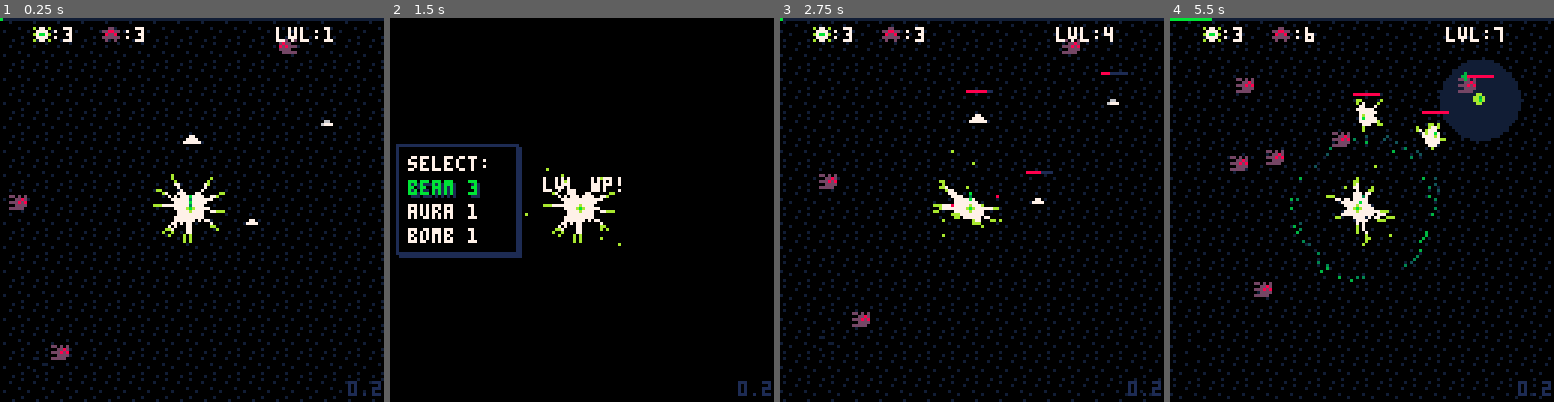
Above: before the commit, frames 1-4 (left to right).
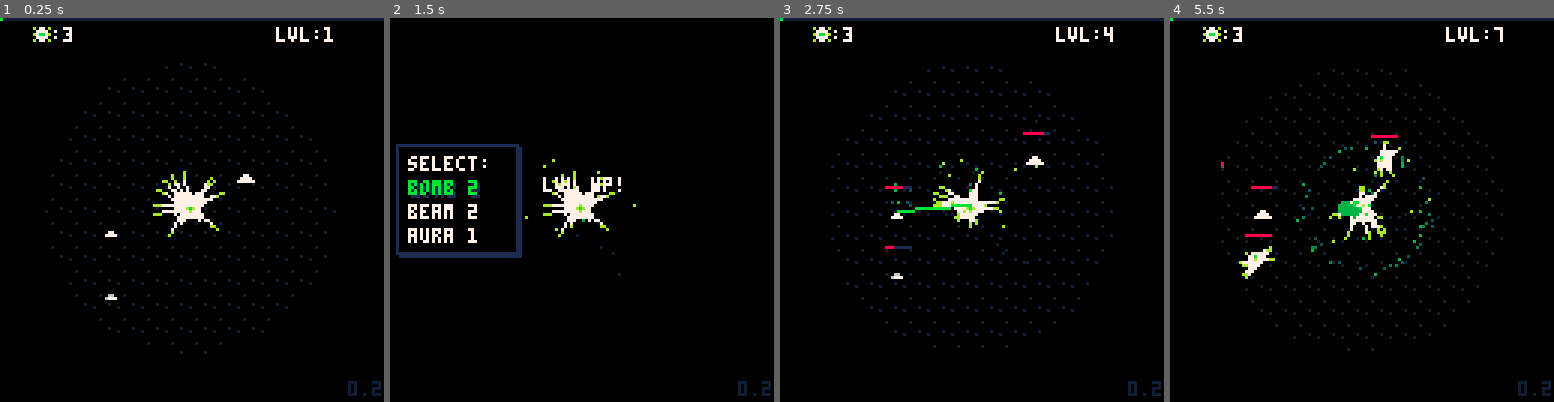
Above: after the commit, the same moments.

Repository: manyweare/heals-p8
Game: PICO-8 cartridge healers.p8
Two runs of this game, one before a commit and one after it. Both use one fixed random seed, a clock stepped at 60 frames per second and the inputs below.
Inputs:
- Up to frame 1 (0.25 s): no input
- Up to frame 2 (1.5 s): tap O (Z key) at 0.33, 0.7, 1.43 s; tap X (X key) at 1.07 s
- Up to frame 3 (2.75 s): hold Left 1.97-2.37 s; tap X (X key) at 2.07, 2.4, 2.73 s; tap O (Z key) at 2.22 s; hold Down from 2.42 s (still down)
- Up to frame 4 (5.5 s): release Down at 2.82 s; hold Right 2.87-3.53 s; tap X (X key) every 0.33 s from 3.07 to 5.4 s; tap O (Z key) at 3.1, 3.98, 4.87 s; hold Up 3.58-4.08 s; hold Right 4.13-4.53 s; hold Down 4.58-5.08 s; hold Left from 5.13 s (still down)

The runs differ from the first frame. In frame 1, 8.4% of the frame differs, in the area x 0-100%, y 0-100%; in frame 2, 1.0%; in frame 3, 9.2%; in frame 4, 14%.

Commit message:
Enemy classes, more sfx, xp items with anim
Also:
- basic darkness around player
- some token saving tweaks
- fixed enemy death

Diff:
--- a/coll.lua
+++ b/coll.lua
@@ -1,12 +1,4 @@
 --collision
-
---rect rect AABB
-function rect_rect_collision(r1, r2)
-    return r1.x < r2.x + r2.w
-            and r1.x + r1.w > r2.x
-            and r1.y < r2.y + r2.h
-            and r1.y + r1.h > r2.y
-end
 
 --this function takes an object
 --and a speed in the x and y
--- a/enemies.lua
+++ b/enemies.lua
@@ -16,14 +16,55 @@
 	if dead, anim dead -DONE
 ]]
 
--- enemy class
-enemy = object:new()
-
 en_spw_tmr = 0
 enemies = {}
 dead_enemies = {}
 --enemy search range
-en_s_range = 128
+en_s_range = 86
+
+--enemy class
+enemy = object:new({
+	name = "enemy",
+	x = 0,
+	y = 0,
+	h = 8,
+	w = 8,
+	dx = 0,
+	dy = 0,
+	tgt = {},
+	attframe = 1,
+	hit = false,
+	frame = 1, --current frame
+	flip = false, --flip sprite
+	col = {},
+	state = "alive",
+	alive_table = enemies,
+	dead_table = dead_enemies,
+	alive_counter = game.live_ens,
+	dead_counter = game.dead_ens
+})
+
+--enemy types
+en_small = enemy:new({
+	hp = 5,
+	dmg = .5,
+	spd = .25,
+	xp = 3,
+	ss = { 64, 65, 66, 67, 68 },
+	spr = 64,
+	attspd = 15,
+	animspd = 30
+})
+en_medium = enemy:new({
+	hp = 10,
+	dmg = 1,
+	spd = .25,
+	xp = 5,
+	ss = { 80, 81, 82, 83, 68 },
+	spr = 80,
+	attspd = 20,
+	animspd = 30
+})
 
 -- TODO: subclasses
 -- en_type_1 = enemy:new()
@@ -59,47 +100,19 @@
 end
 
 function init_enemies()
-	spawn_enemies(3)
+	-- spawn_enemies(6)
 end
 
 function spawn_enemies(num)
 	for i = 1, num do
-		local e = enemy:new({
-			x = flr(rnd(120)),
-			y = flr(rnd(120)),
-			h = 8,
-			w = 8,
-			dx = 0,
-			dy = 0,
-			ss = { 64, 65, 66, 67, 68 }, --spritesheet
-			spr = 64, --current sprite
-			hp = 5,
-			dmg = .5,
-			spd = .25,
-			tgt = {},
-			attspd = 15,
-			attframe = 1,
-			animspd = 30,
-			hit = false,
-			frame = 1, --current frame
-			flip = false, --flip sprite
-			col = {},
-			att_sfx = 5,
-			state = "alive",
-			alive_table = enemies,
-			dead_table = dead_enemies,
-			alive_counter = game.live_ens,
-			dead_counter = game.dead_ens
-		})
-		--collision rect offsets relative to e
-		-- e.col_offset = { 1, 1, -2, -3 }
-		-- --collision rect
-		-- e.col = {
-		-- 	x = e.x + e.col_offset[1],
-		-- 	y = e.y + e.col_offset[2],
-		-- 	w = e.w + e.col_offset[3],
-		-- 	h = e.h + e.col_offset[4]
-		-- }
+		local e = {}
+		local pos = rand_in_circle(p.midx, p.midy, 64)
+		--for every 3, spawn 1 medium
+		if num % 3 == 0 then
+			e = en_medium:new({ x = pos.x, y = pos.y })
+		else
+			e = en_small:new({ x = pos.x, y = pos.y })
+		end
 		e:setup_col({ 0, 0, 0, 0 })
 		add(enemies, e)
 		game.live_ens += 1
@@ -110,7 +123,7 @@
 	en_spw_tmr += 1
 	if (en_spw_tmr % 90 == 0) then
 		en_spw_tmr = 0
-		spawn_enemies(1 + flr(rnd(p.lvl / 3)))
+		spawn_enemies(2 + flr(rnd(p.lvl / 3)))
 	end
 	for e in all(enemies) do
 		e:update()
@@ -164,16 +177,10 @@
 	if (self.frame > 600) del(dead_enemies, self)
 end
 
--- function enemy:take_dmg(dmg)
--- 	self.hit = true
--- 	self.hp -= dmg
--- 	if (self.hp <= 0) self:kill()
--- end
-
 function enemy:attack(tgt)
 	if self.attframe < self.attspd / 2 then
 		if (self.attframe == 1) then
-			sfx(self.att_sfx, 2)
+			sfx(sfxt.en_atk)
 			if tgt == p then
 				p:take_dmg(self.dmg, true)
 			else
@@ -189,13 +196,17 @@
 	self.attframe += 1
 end
 
--- function enemy:die()
--- 	-- self.frame = 0
--- 	-- self.state = "dead"
--- 	-- add(dead_enemies, self)
--- 	-- del(enemies, self)
--- 	-- sfx(sfxt.thud, 2)
--- 	game.dead_ens += 1
--- 	game.live_ens -= 1
--- 	self:die(enemies, dead_enemies)
+-- function enemy:take_dmg(dmg)
+-- 	self.hit = true
+-- 	self.hp -= dmg
+-- 	if (self.hp <= 0) self:die()
 -- end
+
+function enemy:die()
+	sfx(sfxt.en_die)
+	local mid = vector(self.midx, self.midy)
+	sync_pos(mid)
+	bloodfx(mid.x, mid.y)
+	drop_xp(mid, self.xp)
+	die(self)
+end
--- a/entities.lua
+++ b/entities.lua
@@ -31,9 +31,9 @@
 	w = 8,
 	h = 8,
 	spr = 0,
-	att_sfx = 5,
 	att_frame = 1,
 	frame = 0,
+	col = {},
 	flip = false, --sprite flip x
 	tgl = true, --controls toggle-based animations
 	hit = false, --controls being hit animation
@@ -50,10 +50,10 @@
 h_melee = hero:new({
 	type = "melee",
 	hpmax = 4,
-	dmg = 1,
+	dmg = 1.5,
 	spd = .5,
 	attspd = 15,
-	ss = { 54, 55, 56, 57, 58 }
+	ss = split("54, 55, 56, 57, 58")
 })
 h_tank = hero:new({
 	type = "tank",
@@ -61,7 +61,7 @@
 	dmg = .5,
 	spd = .25,
 	attspd = 10,
-	ss = { 38, 39, 40, 41, 42 }
+	ss = split("38, 39, 40, 41, 42")
 })
 h_ranged = hero:new({
 	type = "ranged",
@@ -69,7 +69,7 @@
 	dmg = .25,
 	spd = .75,
 	attspd = 15,
-	ss = { 22, 23, 24, 25, 26 }
+	ss = split("22, 23, 24, 25, 26")
 })
 
 function init_entities()
@@ -85,12 +85,11 @@
 			-- spd = .5,
 			-- attspd = 15,
 			attframe = 1,
-			att_sfx = 5,
-			x = flr(rnd(120)),
-			y = flr(rnd(120)) + ui.h,
+			x = max(33, rnd(93)),
+			y = max(33, rnd(93)),
 			-- w = 8,
 			-- h = 8,
-			ss = { 32, 33, 34, 35, 36, 37, 38, 39, 40, 41, 42 },
+			ss = split("32, 33, 34, 35, 36, 37, 38, 39, 40, 41, 42"),
 			spr = 33,
 			-- dist = 0,
 			-- decay_state = 0,
@@ -100,16 +99,6 @@
 			-- hit = false, --controls being hit animation
 			state = "spawning"
 		})
-		-- --collision rect offsets relative to h
-		-- -- x,y,w,h
-		-- h.col_offset = { 0, 0, -1, -2 }
-		-- --collision rect
-		-- h.col = {
-		-- 	x = h.x + h.col_offset[1],
-		-- 	y = h.y + h.col_offset[2],
-		-- 	w = h.w + h.col_offset[3],
-		-- 	h = h.h + h.col_offset[4]
-		-- }
 		h.midx = h.x + h.w / 2
 		h.midy = h.y + h.h / 2
 		h.dist = approx_dist(p.x, p.y, h.x, h.y)
@@ -120,7 +109,7 @@
 			2, 1, 6, 8,
 			{ 7, 7, 7, 9 }
 		)
-		h:setup_col({ 0, 0, 0, 0 })
+		h:setup_col({ -2, -2, 2, 2 })
 		-- heroes begin in spawning state
 		add(spawning, h)
 		game.live_es += 1
@@ -140,7 +129,7 @@
 function hero:attack(tgt)
 	if self.attframe < self.attspd / 2 then
 		if (self.attframe == 1) then
-			-- sfx(e.att_sfx, 2)
+			sfx(sfxt.hero_atk, 2)
 			tgt:take_dmg(self.dmg)
 		end
 		self.spr = 41 --hardcoded attack sprite
@@ -159,25 +148,15 @@
 -- end
 
 function hero:heal(hpwr)
-	self.hp = max(self.hpmax, self.hp + hpwr)
+	self.hp = min(self.hpmax, self.hp + hpwr)
 	self.decay_state = 0
 	self.frame = 0
 end
 
--- function hero:die()
--- 	-- self.frame = 0
--- 	-- self.state = "dead"
--- 	-- add(dead_heroes, self)
--- 	-- del(heroes, self)
--- 	-- sfx(sfxt.thud)
--- 	game.dead_es += 1
--- 	game.live_es -= 1
--- 	self:die(heroes, dead_heroes)
--- end
-
--- function hero:toggle()
--- 	self.spr = 1
--- end
+function hero:die()
+	sfx(sfxt.hero_die)
+	die(self)
+end
 
 function hero:anim()
 	self.spr = self.ss[flr(self.hp + 1)]
@@ -205,22 +184,9 @@
 end
 
 function hero:anim_healed()
-	if self.frame == 1 then
-		addxp(1)
-		sfx(sfxt.healed)
-		game.healed_es += 1
-	end
-	if self.frame <= 15 then
-		if (self.frame % 5 == 0) then self.tgl = not self.tgl end
-		if self.tgl then
-			self.spr = 36
-		else
-			self.spr = 37
-		end
-	elseif self.frame > 15 then
-		self.frame = 0
-		self.state = "ready"
-	end
+	sfx(sfxt.healed)
+	game.healed_es += 1
+	self.state = "ready"
 end
 
 function hero:anim_ready()
--- a/fx.lua
+++ b/fx.lua
@@ -79,13 +79,13 @@
 function lvlup_fx()
 	for i = 0, 1 do
 		add_fx(
-			p.x + p.w / 2,
-			p.y + p.h / 2,
-			10 + rnd(10),
+			p.midx,
+			p.midy,
+			15 + rnd(15),
 			1 - rnd(2),
 			1 - rnd(2),
 			rnd(1) + 2,
-			{ 7, 8, 9 }
+			{ 7, 10, 9, 2 }
 		)
 	end
 end
@@ -111,7 +111,7 @@
 		add_fx(
 			x,
 			y,
-			4 + rnd(4),
+			6 + rnd(6),
 			0,
 			rnd(1) - 1.1,
 			1,
@@ -121,31 +121,6 @@
 end
 
 function aoe_fx(x, y, r, clrs)
-	-- TODO: radiating waves
-	-- for i = 0, 2 do
-	-- 	local pt = rand_in_circle(x, y, r / 3)
-	-- 	add_fx(
-	-- 		pt.x,
-	-- 		pt.y + 2,
-	-- 		4 + rnd(2),
-	-- 		0,
-	-- 		-.3,
-	-- 		1,
-	-- 		clrs
-	-- 	)
-	-- end
-	-- for i = 0, 4 do
-	-- 	local pt = rand_in_circle(x, y, 2 * r / 3)
-	-- 	add_fx(
-	-- 		pt.x,
-	-- 		pt.y + 2,
-	-- 		6 + rnd(2),
-	-- 		0,
-	-- 		-.3,
-	-- 		1,
-	-- 		clrs
-	-- 	)
-	-- end
 	for i = 0, 6 do
 		local pt = rand_in_circle(x, y, r)
 		add_fx(
@@ -158,7 +133,6 @@
 			clrs
 		)
 	end
-	-- aoe_fx_fill(x, y, r, clrs)
 end
 
 function aoe_fx_fill(x, y, r, clrs)
@@ -192,7 +166,6 @@
 
 -- add_fx(x, y, lt, dx, dy, r, clrs)
 
--- TODO: add circle shockwave
 function explode(x, y, r, t, num)
 	for i = 0, num do
 		add_fx(
@@ -217,3 +190,19 @@
 		true
 	)
 end
+
+-- add_fx(x, y, lt, dx, dy, r, clrs)
+
+function bloodfx(x, y)
+	for i = 0, 32 do
+		add_fx(
+			x,
+			y,
+			7 + rnd(8),
+			rnd(2) - 1,
+			rnd(2) - 1,
+			1,
+			{ 8, 8, 12, 14 }
+		)
+	end
+end
--- a/gamestates.lua
+++ b/gamestates.lua
@@ -88,7 +88,6 @@
 function draw_game()
     cls()
     draw_map()
-    -- draw_range()
     draw_dead()
     draw_player()
     draw_fx()
@@ -96,6 +95,7 @@
     draw_heals()
     draw_enemies()
     draw_items()
+    draw_range()
     draw_ui()
     draw_hud()
     draw_log()
--- a/healers.p8
+++ b/healers.p8
@@ -6,7 +6,7 @@
 #include tools.lua
 #include main.lua
 #include gamestates.lua
-#include coll.lua
+--#include coll.lua
 #include manager.lua
 #include map.lua
 #include player.lua
@@ -197,88 +197,8 @@
 
 
 
-…(80 lines of a section not shown)…
 __gff__
-0000000100000000000000000000000000000000000000000000000000000000010202020202020202000200000000000000000000000000000000000000000008080808080000000000000000000000000000000000000000000000000000000000000000000000000000000000000000000000000000000000000000000000
+0000000100000000000000000000000000000000000000000000000000000000010202020202020202000200000000000000000000000000000000000000000008080808080000000000000000000000080808080000000000000000000000000000000000000000000000000000000000000000000000000000000000000000
 0000000000000000000000000000000000000000000000000000000000000000000000000000000000000000000000000000000000000000000000000000000000000000000000000000000000000000000000000000000000000000000000000000000000000000000000000000000000000000000000000000000000000000
 __map__
 0202020202020202020202020202020202020202020202020202020202020202020202020202020202020202020202020101010101010101010101010101010101010101010101010101010101010101010101010101010101010101010101010101010101010101010101010101010101010101010101010101010101010101
--- a/heals.lua
+++ b/heals.lua
@@ -232,12 +232,12 @@
 			if d < 1 then
 				fire_heal(h)
 				explode(h.x, h.y, 3, { 7, 11, 15 }, 7)
+				sfx(sfxt.explode)
 				del(heals, h)
 			end
 		else
 			-- updates h pos in relation to player
-			h.x = p.midx
-			h.y = p.midy
+			h.x, h.y = p.midx, p.midy
 			-- places heal on tip of staff
 			if (p.flipx) h.x -= 1
 		end
--- a/items.lua
+++ b/items.lua
@@ -3,15 +3,19 @@
 items = {}
 ixp = agent:new()
 
-function drop_xp(pos, val)
-    local i = ixp:new({
-        pos = pos,
-        maxspd = 2,
-        maxfrc = .25,
-        behavior = "seek",
-        val = val
-    })
-    add(items, i)
+function drop_xp(pos, num)
+    for i = 1, num do
+        local xp = ixp:new({
+            pos = pos,
+            maxspd = mid(2, 1 + rnd(i), 3),
+            maxfrc = max(.2, .5 - rnd()),
+            behavior = "seek",
+            frame = 1,
+            tgl = false,
+            tgt = vector(rnd(128), 0)
+        })
+        add(items, xp)
+    end
 end
 
 function update_items()
@@ -27,11 +31,18 @@
 end
 
 function ixp:update()
+    self.frame += 1
+    if (self.frame == 15) self.tgt = vector(63, 63)
     self:update_pos()
-    if (col(self.pos, vector(p.midx, p.midy), 6)) del(items, self)
+    if col(self.pos, vector(p.midx, p.midy), 6) then
+        addxp(1)
+        sfx(sfxt.ixp)
+        del(items, self)
+    end
 end
 
 function ixp:draw()
-    circfill(self.pos.x, self.pos.y, 1, 7)
-    pset(self.pos.x, self.pos.y, 11)
+    if (self.frame % 5 == 0) self.tgl = not self.tgl
+    if (self.tgl) circfill(self.pos.x, self.pos.y, 1, 11)
+    pset(self.pos.x, self.pos.y, 7)
 end
--- a/player.lua
+++ b/player.lua
@@ -168,10 +168,14 @@
 
 --draws circle around player
 function draw_range()
-	fillp(0x7fdf)
-	circfill(p.x + flr(p.w / 2), p.y + flr(p.h / 2), hrange + 16, 2)
-	fillp(0x7ada)
-	circfill(p.x + flr(p.w / 2), p.y + flr(p.h / 2), hrange + 8, 2)
-	fillp()
-	circfill(p.x + flr(p.w / 2), p.y + flr(p.h / 2), hrange, 2)
+	local r = hrange + 16
+	--inverted draw
+	poke(0x5f34, 0x2)
+	-- fillp(0x7fdf)
+	-- circfill(p.midx, p.midy, r + rnd(2), 2 | 0x1800)
+	-- fillp(0x7ada)
+	-- circfill(p.midx, p.midy, r + 12 + rnd(2), 2 | 0x1800)
+	-- fillp()
+	circfill(p.midx, p.midy, r, 0 | 0x1800)
+	-- fillp()
 end
--- a/sound.lua
+++ b/sound.lua
@@ -2,7 +2,13 @@
 
 sfxt = {
     heal = 4,
+    explode = 9,
     thud = 1,
     healed = 2,
-    lvlup = 3
+    lvlup = 3,
+    ixp = 8,
+    en_atk = 5,
+    en_die = 1,
+    hero_atk = 6,
+    hero_die = 7
 }
--- a/tools.lua
+++ b/tools.lua
@@ -1,11 +1,8 @@
 --tools
 
---TODOS:
---fix draw_col function to help debug
-
-function log_to_terminal(text)
-	printh(text, "log", true)
-end
+-- function log_to_terminal(text)
+-- 	printh(text, "log", true)
+-- end
 
 -- vector functions
 -- @thacuber2a03's vector math library
@@ -34,9 +31,24 @@
 	return v
 end
 
--- constructor
-obj = {}
-function obj:new(o)
+--OOP example by kevinthompson
+--https://github.com/kevinthompson/object-oriented-pico-8?tab=readme-ov-file
+-- class = setmetatable(
+-- 	{
+-- 		new = function(_ENV, tbl)
+-- 			return setmetatable(
+-- 				tbl or {}, {
+-- 					__index = _ENV
+-- 				}
+-- 			)
+-- 		end
+-- 	}, { __index = _ENV }
+-- )
+
+-- object constructor
+
+object = {}
+function object:new(o)
 	o = o or {}
 	local a = {}
 	-- copy in defaults first
@@ -52,10 +64,6 @@
 	self.__index = self
 	return a
 end
-
--- functions used by all entities/enemies --
-
-object = obj:new()
 
 function object:update_mid()
 	self.midx = self.x + self.w / 2
@@ -92,25 +100,12 @@
 	if (self.hp <= 0) self:die()
 end
 
-function object:die()
-	self.frame = 0
-	self.state = "dead"
-	drop_xp(vector(self.midx + p.sx, self.midy + p.sy), 1)
-	add(self.dead_table, self)
-	del(self.alive_table, self)
-	sfx(sfxt.thud)
-	self.dead_counter += 1
-	self.alive_counter -= 1
-end
-
 function object:move_to(t)
 	local a = get_dir(t.x, t.y, self.x, self.y)
-	local dx = cos(a)
-	local dy = sin(a)
+	local dx, dy = cos(a), sin(a)
 	if not rect_rect_collision(self.col, t.col) then
 		--update the direction vars to allow is_moving check
-		self.dx = dx
-		self.dy = dy
+		self.dx, self.dy = dx, dy
 		self.x -= self.dx * self.spd
 		self.y -= self.dy * self.spd
 	end
@@ -124,12 +119,10 @@
 --agent functions
 --adapted from Daniel Shiffman's Nature of Code
 
-agent = obj:new({
+agent = object:new({
 	pos = vector(),
 	vel = vector(),
 	accel = vector(),
-	maxspd = 1,
-	maxfrc = .1,
 	tgt = vector(63, 63)
 })
 
@@ -166,6 +159,15 @@
 	local s = v_sub(d, self.vel)
 	self:apply_force(s)
 	return s
+end
+
+function die(o)
+	o.frame = 0
+	o.state = "dead"
+	add(o.dead_table, o)
+	del(o.alive_table, o)
+	o.dead_counter += 1
+	o.alive_counter -= 1
 end
 
 -- update position relative to player
@@ -273,7 +275,7 @@
 function quickset(obj, keys, vals)
 	local v, k = split(vals), split(keys)
 	-- remove/comment out the assert below before publication
-	assert(#v == #k, "quickset() error: key/val count mismatch (" .. #k .. " keys, " .. #v .. " values)")
+	assert(#v == #k, "quickset() error: k/v count mismatch (" .. #k .. " keys, " .. #v .. " values)")
 	for i = 1, #k do
 		local p, o = v[i]
 		if p == "false" then
@@ -324,6 +326,14 @@
 	return (x * x + y * y) < r * r
 end
 
+--rect rect AABB
+function rect_rect_collision(r1, r2)
+	return r1.x < r2.x + r2.w
+			and r1.x + r1.w > r2.x
+			and r1.y < r2.y + r2.h
+			and r1.y + r1.h > r2.y
+end
+
 --reset pos when out of map bounds
 function reset_pos(e)
 	e.x, e.y = rpd(128, 32)
@@ -404,9 +414,9 @@
 
 --TODO: fix / doesn't work
 --draw collision
-function d_col(e)
-	rect(e.col.x, e.col.y, e.col.x + e.col.w, e.col.h + e.col.h, 8)
-end
+-- function d_col(e)
+-- 	rect(e.col.x, e.col.y, e.col.x + e.col.w, e.col.h + e.col.h, 8)
+-- end
 
 --tentacle functions
 function create_tentacles(n, start, r1, r2, l, s, c)
--- a/ui.lua
+++ b/ui.lua
@@ -34,6 +34,7 @@
 	for n in all(nums) do
 		n.f += 1
 		n.y -= .25
+		sync_pos(n)
 		if (n.f > n.lt) del(nums, n)
 	end
 end
@@ -63,7 +64,7 @@
 
 function draw_ui()
 	print(version, ui.x + 117, ui.y + 122, 0)
-	print(version, ui.x + 116, ui.y + 121, 1)
+	print(version, ui.x + 116, ui.y + 121, 2)
 	-- numbers animation
 	for n in all(nums) do
 		--shadow
@@ -88,8 +89,8 @@
 	spr(ui.spr[2], ui.x + 10, ui.y + 1)
 	print(":" .. tostr(game.live_es), ui.x + 17, ui.y + 3, 7)
 	--current live enemies
-	spr(ui.spr[1], ui.x + 33, ui.y + 1)
-	print(":" .. tostr(game.live_ens), ui.x + 41, ui.y + 3, 7)
+	-- spr(ui.spr[1], ui.x + 33, ui.y + 1)
+	-- print(":" .. tostr(game.live_ens), ui.x + 41, ui.y + 3, 7)
 	--text
 	print("lvl:" .. tostr(p.lvl), ui.x + 92, ui.y + 3, 7)
 	-- print("xp:" .. tostr(p.curxp) .. "/" .. tostr(game.xpmax), ui.x + 90, ui.y + 3, 7)
Not shown, changed: 186 lines of the sprite sheet (__gfx__) section of healers.p8
Not shown, changed: the thumbnail (__label__) section of healers.p8
Not shown, changed: the sound effects (__sfx__) section of healers.p8
